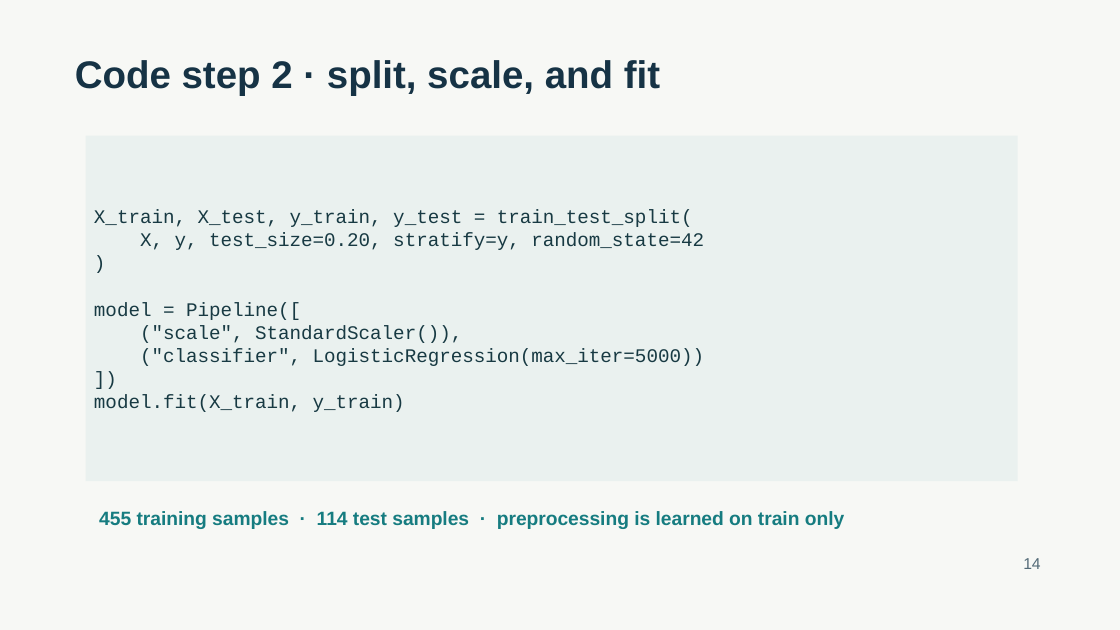
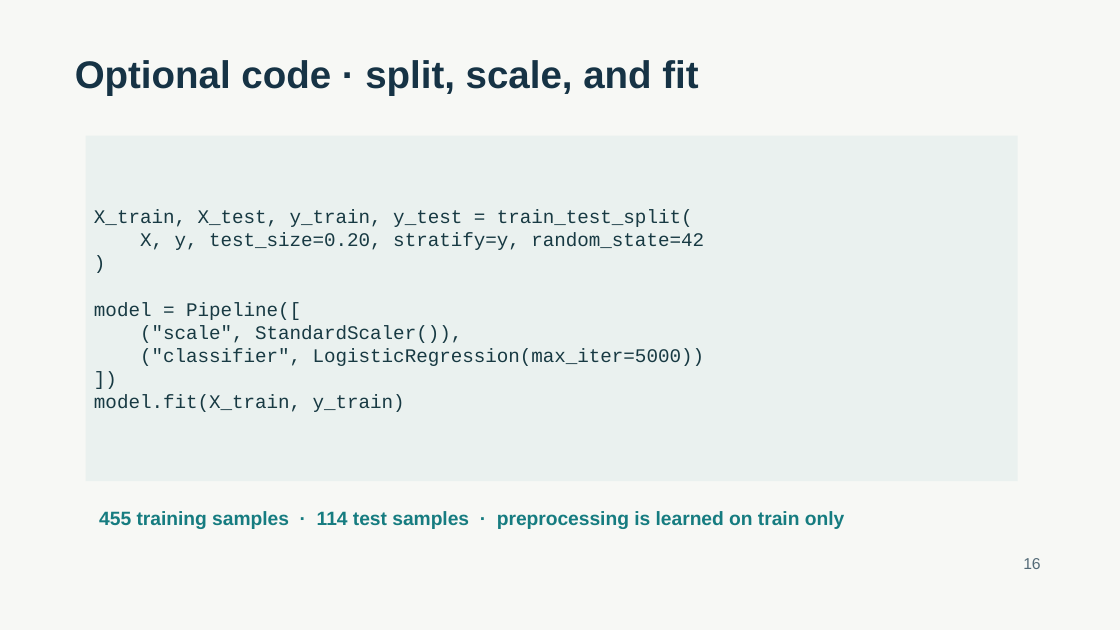
Before and after one commit to vivek0586/AI_In_Healthcare_Project, a slide deck: slide 16 of presentation/breast_cancer_ml_tutorial.pptx (slide 14 before the commit). Drawn at 1120x630 pixels with LibreOffice and Linux fonts; fonts in the diff are those of the drawing. Boxes give left, top, right and bottom in pixels: in the first picture for what was removed or moved away, otherwise in the second. Text is boxed around its words. In the diff, an @@ line names an element or a change of style, - is before the commit and + after.

```diff
--- a/presentation/breast_cancer_ml_tutorial.pptx
+++ b/presentation/breast_cancer_ml_tutorial.pptx
@@ text at bbox=[75, 60, 698, 96]: text changed @@
-Code step 2 · split, scale, and fit
+Optional code · split, scale, and fit
@@ text at bbox=[1023, 558, 1040, 569]: text changed @@
-14
+16
```
Also in this commit, not shown: 16 other slides changed, 2 slides added, 1 other file.
